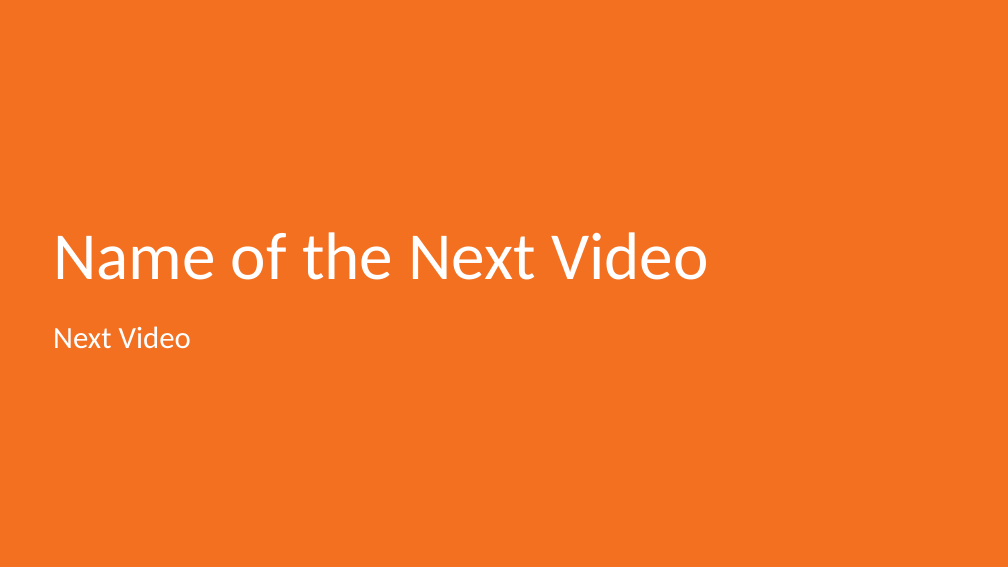
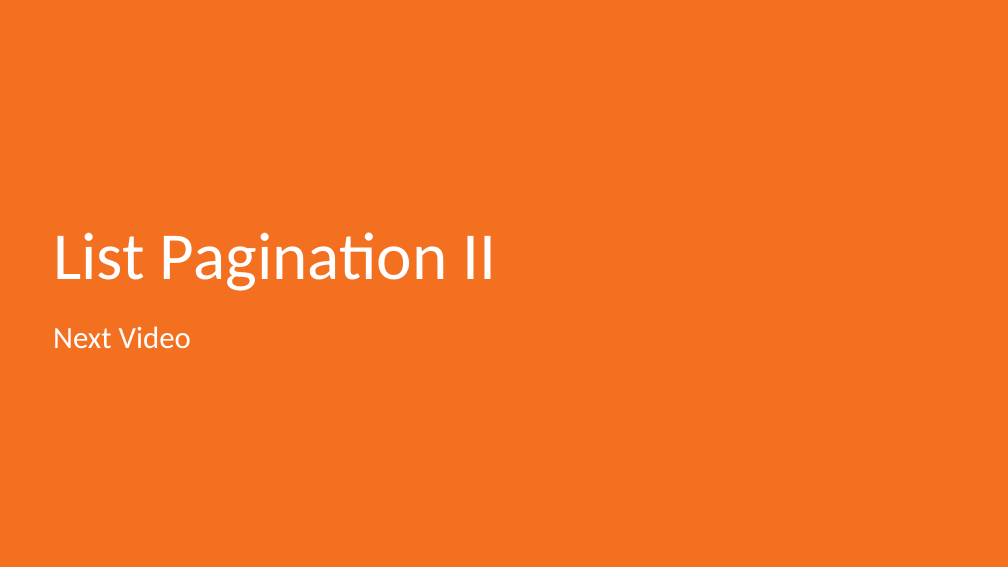
Before and after one commit to sslotsky/next-scripts, a slide deck: slide 3 of video-4.4/4.4.odp. Drawn at 1008x567 pixels with LibreOffice and Linux fonts; fonts in the diff are those of the drawing; background and template pictures are left out. Boxes give left, top, right and bottom in pixels: in the first picture for what was removed or moved away, otherwise in the second. Text is boxed around its words. In the diff, an @@ line names an element or a change of style, - is before the commit and + after.

```diff
--- a/video-4.4/4.4.odp
+++ b/video-4.4/4.4.odp
@@ title at (x1=53, y1=232, x2=497, y2=291): text changed @@
-Name of the Next Video
+List Pagination II
```
Also in this commit, not shown: 1 other slide changed, 3 other files.
